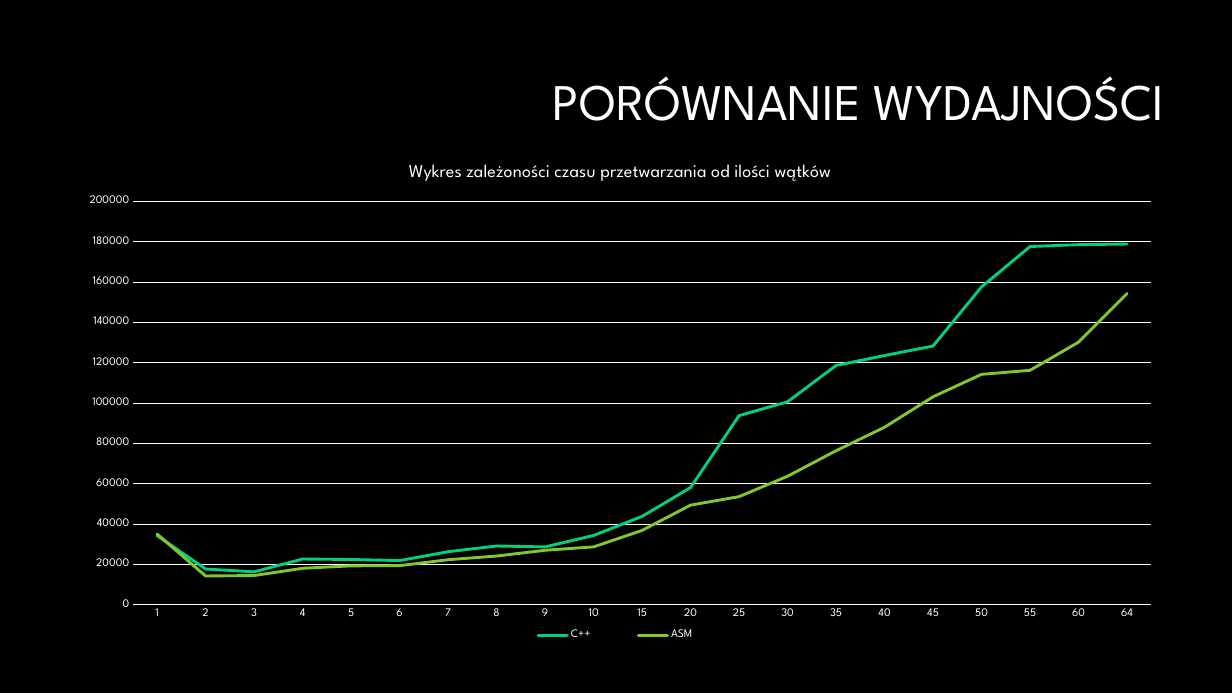
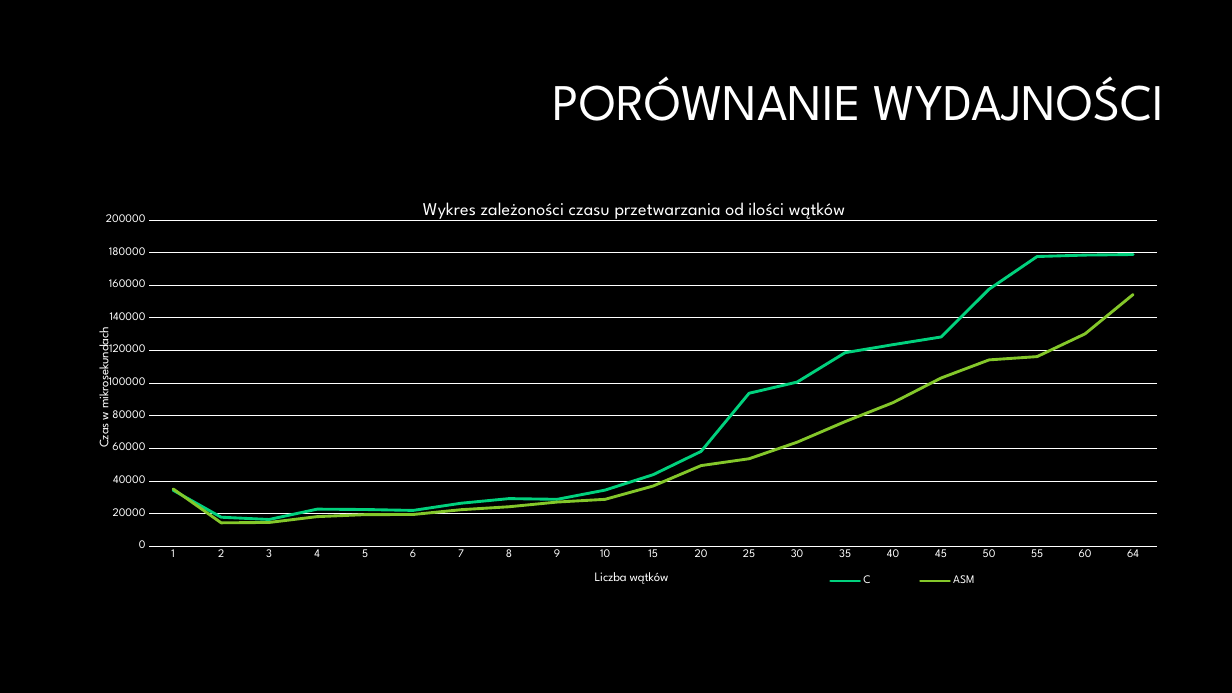
Before and after one commit to paulinaurbas/JAProjekt, a slide deck: slide 7 of Negatyw.pptx. Drawn at 1232x693 pixels with LibreOffice and Linux fonts; fonts in the diff are those of the drawing; background and template pictures are left out. Boxes give left, top, right and bottom in pixels: in the first picture for what was removed or moved away, otherwise in the second. Text is boxed around its words. In the diff, an @@ line names an element or a change of style, - is before the commit and + after.

```diff
--- a/Negatyw.pptx
+++ b/Negatyw.pptx
@@ line chart at (96, 186, 1174, 598) @@
-C++: 34000, 18000, 16000, 23000, 23000, 22000, 26000, 29000, 29000, 34000, 44000, 58000, 94000, 101000, 119000, 124000, 128000, 158000, 178000, 179000, 179000
+C: 34000, 18000, 16000, 23000, 23000, 22000, 26000, 29000, 29000, 34000, 44000, 58000, 94000, 101000, 119000, 124000, 128000, 158000, 178000, 179000, 179000
@@ category axis title "" to "Liczba wątków " @@
@@ value axis title "" to "Czas w mikrosekundach " @@
@@ plot area changed @@
@@ line chart: place and size @@
-line chart at (67, 145, 1174, 653)
+line chart at (96, 186, 1174, 598)
```
Also in this commit, not shown: 4 other slides changed, 4 other files.
